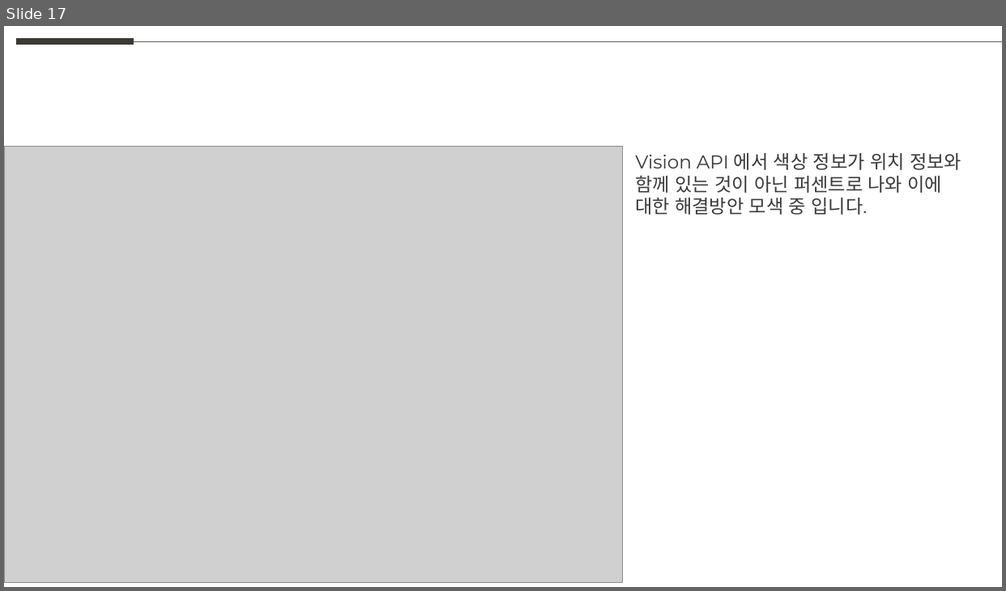
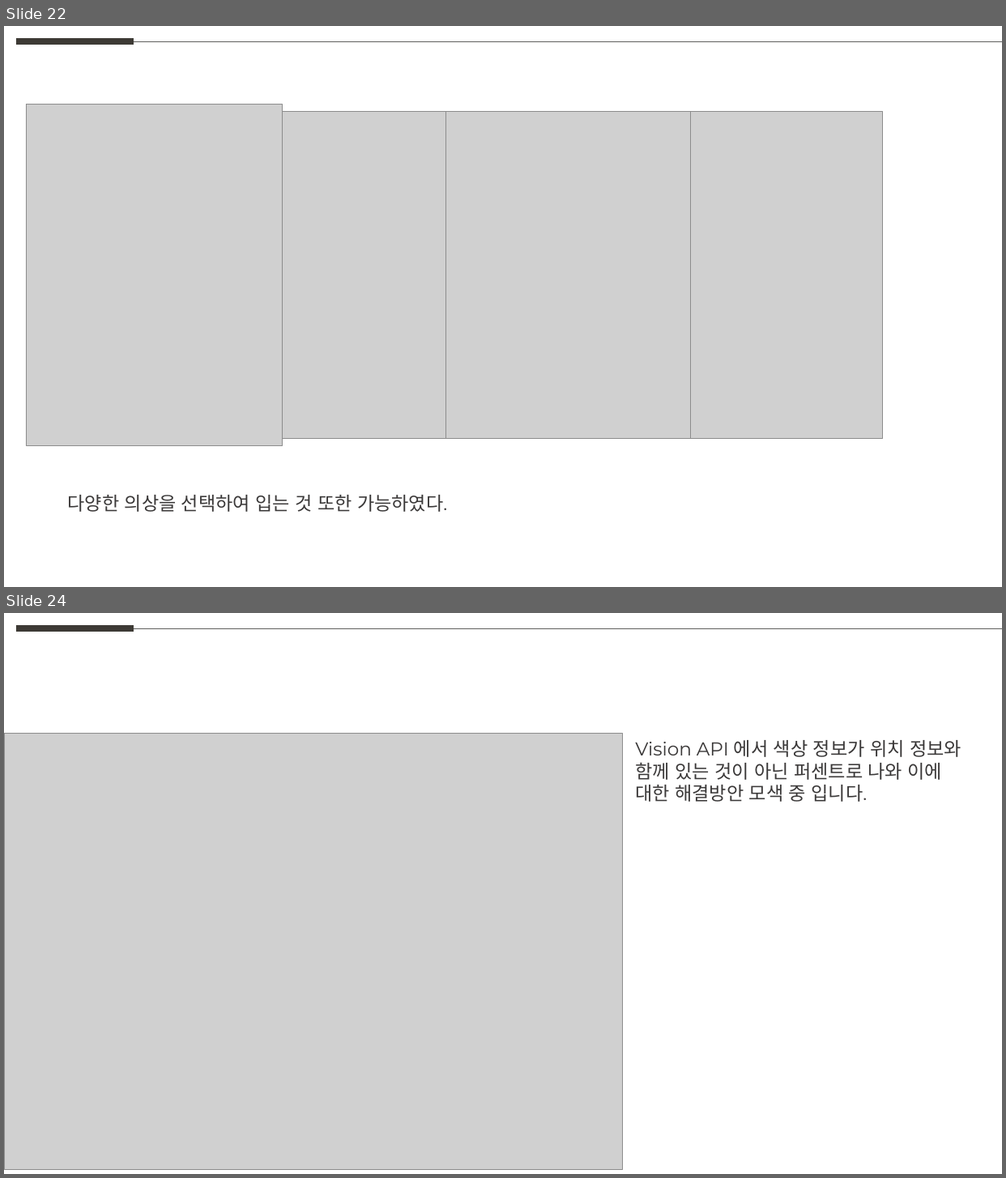
Before and after one commit to weaknessHero/Project_AvatarS, a slide deck: 발표자료/PPT_230727.pptx. Shown one above the other, each under a label of ours: slide 17 before the commit, slides 22 and 24 after it; the slides between them are not shown. The pictures are 1006x591 and 1006x1178 pixels, drawn with LibreOffice and Linux fonts; fonts in the diff are those of the drawing; grey boxes stand for pictures. Boxes give left, top, right and bottom in pixels: in the first picture for what was removed or moved away, otherwise in the second. Text is boxed around its words. In the diff, an @@ line names an element or a change of style, - is before the commit and + after.

```diff
--- a/발표자료/PPT_230727.pptx
+++ b/발표자료/PPT_230727.pptx
@@ slide 22 added at [4, 26, 1002, 587], background #FFFFFF @@
@@ line added from (17, 41) to (134, 41), #3D3A35 6 pt @@
@@ line added from (134, 41) to (1002, 41), #5F5F5D 0.5 pt @@
@@ picture added at [27, 105, 283, 446] @@
@@ picture added at [236, 112, 482, 439] @@
@@ picture added at [445, 112, 691, 439] @@
@@ picture added at [638, 112, 883, 439] @@
@@ text added at [68, 495, 447, 512], 18 pt, text #3A3838 @@
+다양한 의상을 선택하여 입는 것 또한 가능하였다.
@@ what was slide 17 is now slide 24 @@
```
Also in this commit, not shown: 3 slides changed, 6 other slides added, 3 slides removed, 2 other files.
